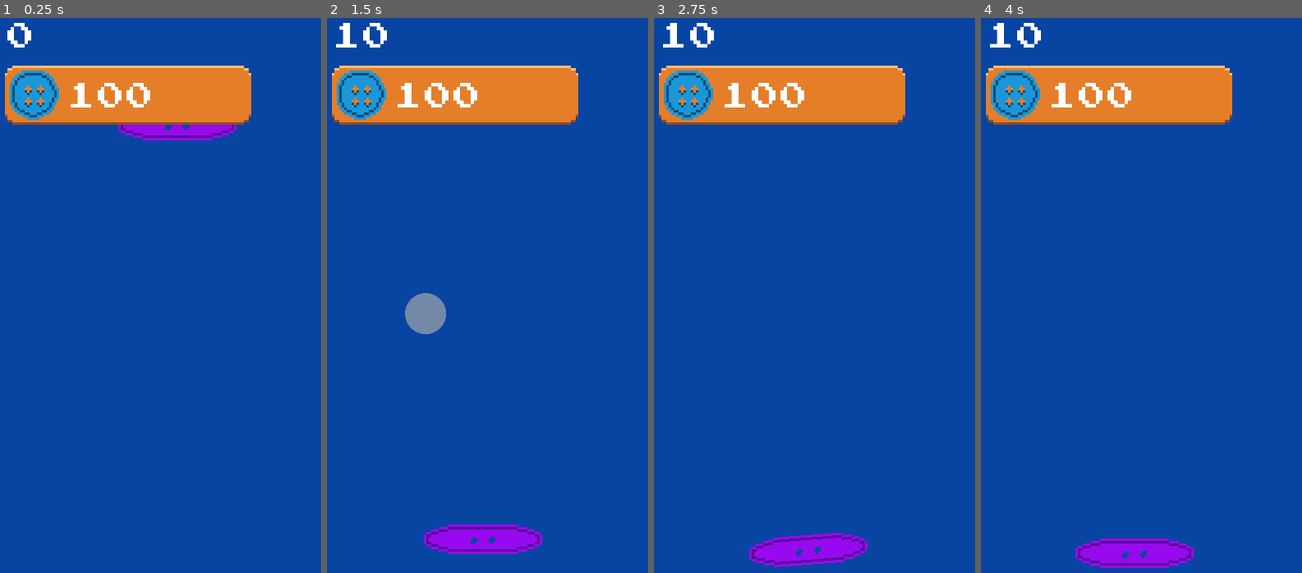
Above: before the commit, frames 1-4 (left to right).
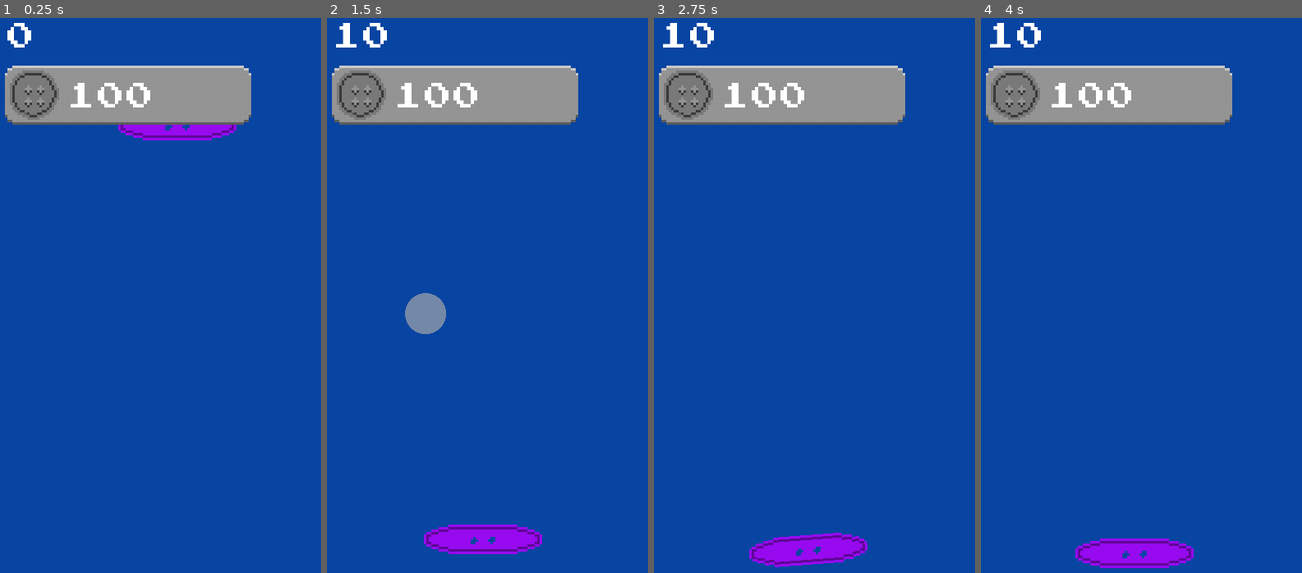
Above: after the commit, the same moments.

Repository: Ajver/Knobies
Game: Godot game, scene res://Game/Game.tscn
Two runs of this game, one before a commit and one after it. Both use one fixed random seed, a clock stepped at 60 frames per second and the inputs below.
Inputs (mouse positions are in pixels of both pictures, inside the frame that each line leads up to):
- Up to frame 1 (0.25 s): no input
- Up to frame 2 (1.5 s): move the mouse to (590, 256) at 0.52 s; click (590, 256) at 0.67 s; move the mouse to (426, 312) at 1.27 s; click (426, 312) at 1.42 s
- Up to frame 3 (2.75 s): move the mouse to (872, 151) at 2.02 s; click (872, 151) at 2.17 s
- Up to frame 4 (4 s): move the mouse to (1138, 400) at 2.77 s; click (1138, 400) at 2.92 s; tap Enter at 3.5 s; move the mouse to (1276, 373) at 3.52 s; click (1276, 373) at 3.67 s

The runs differ from the first frame. In frame 1, 7.7% of the frame differs, in the area x 1-79%, y 8-20%; in frame 2, 7.7%; in frame 3, 7.7%; in frame 4, 7.7%.

Commit message:
Disabling button + export

Diff:
--- a/Game/Game.tscn
+++ b/Game/Game.tscn
@@ -1,11 +1,12 @@
-[gd_scene load_steps=10 format=2]
+[gd_scene load_steps=11 format=2]
 
 [ext_resource path="res://Game/Game.gd" type="Script" id=1]
 [ext_resource path="res://Game/UI/UI.gd" type="Script" id=2]
 [ext_resource path="res://Fonts/Font_14.tres" type="DynamicFont" id=3]
-[ext_resource path="res://Game/UI/buy_knob_btn.png" type="Texture" id=4]
-[ext_resource path="res://Game/Walls.gd" type="Script" id=5]
-[ext_resource path="res://Knobs/KnobsManager.tscn" type="PackedScene" id=6]
+[ext_resource path="res://Game/UI/buy_knob_btn_disabled.png" type="Texture" id=4]
+[ext_resource path="res://Game/UI/buy_knob_btn_pressed.png" type="Texture" id=5]
+[ext_resource path="res://Game/Walls.gd" type="Script" id=6]
+[ext_resource path="res://Knobs/KnobsManager.tscn" type="PackedScene" id=7]
 
 [sub_resource type="PhysicsMaterial" id=1]
 friction = 0.5
@@ -69,6 +70,8 @@
 [node name="BuyKnobBtn" type="TouchScreenButton" parent="UI/MarginContainer/VBoxContainer/Control"]
 position = Vector2( 0, 0.463303 )
 normal = ExtResource( 4 )
+pressed = ExtResource( 5 )
+passby_press = true
 
 [node name="KnobPrice" type="Label" parent="UI/MarginContainer/VBoxContainer/Control/BuyKnobBtn"]
 margin_left = 25.0
@@ -100,6 +103,6 @@
 position = Vector2( 85, 305 )
 shape = SubResource( 3 )
 
-[node name="KnobsManager" parent="World" instance=ExtResource( 6 )]
+[node name="KnobsManager" parent="World" instance=ExtResource( 7 )]
 position = Vector2( 80, 50 )
-[connection signal="pressed" from="UI/MarginContainer/VBoxContainer/Control/BuyKnobBtn" to="UI" method="_on_BuyKnobBtn_pressed"]
+[connection signal="released" from="UI/MarginContainer/VBoxContainer/Control/BuyKnobBtn" to="UI" method="_on_BuyKnobBtn_released"]
--- a/Game/UI/UI.gd
+++ b/Game/UI/UI.gd
@@ -1,12 +1,26 @@
 extends Node2D
 
+onready var buy_knob_btn = find_node("BuyKnobBtn")
 onready var score_label = find_node("Score")
 onready var knob_price_label = find_node("KnobPrice")
 onready var knobs_manager = get_node("/root/Game").find_node("KnobsManager")
 
+var buy_knob_btn_normal = preload("res://Game/UI/buy_knob_btn.png")
+var buy_knob_btn_pressed = preload("res://Game/UI/buy_knob_btn_pressed.png")
+var buy_knob_btn_disabled = preload("res://Game/UI/buy_knob_btn_disabled.png")
+
 func _ready():
 	GameData.connect("knob_price_changed", self, "update_knob_price_label")
+	GameData.connect("score_changed", self, "on_score_changed")
 	GameData.connect("score_changed", self, "update_score_label")
+
+func on_score_changed() -> void:
+	if GameData.can_buy_knob():
+		buy_knob_btn.normal = buy_knob_btn_normal
+		buy_knob_btn.pressed = buy_knob_btn_pressed
+	else:
+		buy_knob_btn.normal = buy_knob_btn_disabled
+		buy_knob_btn.pressed = null
 
 func update_score_label() -> void:
 	score_label.text = make_string(GameData.score)
@@ -22,7 +36,7 @@
 	else:
 		return str(floor(number/100000)/10.0, "m")
 
-func _on_BuyKnobBtn_pressed():
+func _on_BuyKnobBtn_released():
 	if GameData.can_buy_knob():
 		GameData.on_knob_buy()
 		knobs_manager.spawn_knob()
--- a/Knobs/Hitter.tscn
+++ b/Knobs/Hitter.tscn
@@ -4,9 +4,12 @@
 [ext_resource path="res://Knobs/circle.png" type="Texture" id=2]
 
 [node name="Hitter" type="Node2D"]
+z_index = 150
+z_as_relative = false
 script = ExtResource( 1 )
 
 [node name="HitAreaSprite" type="Sprite" parent="."]
+scale = Vector2( 1e-005, 1e-005 )
 texture = ExtResource( 2 )
 
 [node name="ScaleTween" type="Tween" parent="."]
Not shown: 1 places in Game/Game.tscn that only renumber resources
Binary file added: Game/UI/buy_knob_btn_disabled.png
Not shown, added: Game/UI/buy_knob_btn_disabled.png.import
Binary file added: Game/UI/buy_knob_btn_pressed.png
Not shown, added: Game/UI/buy_knob_btn_pressed.png.import
Binary file removed: Game/UI/knob_icon.png
Not shown, removed: Game/UI/knob_icon.png.import
Not shown, changed: Export/Knobies.apk
Not shown, changed: Export/index.pck
